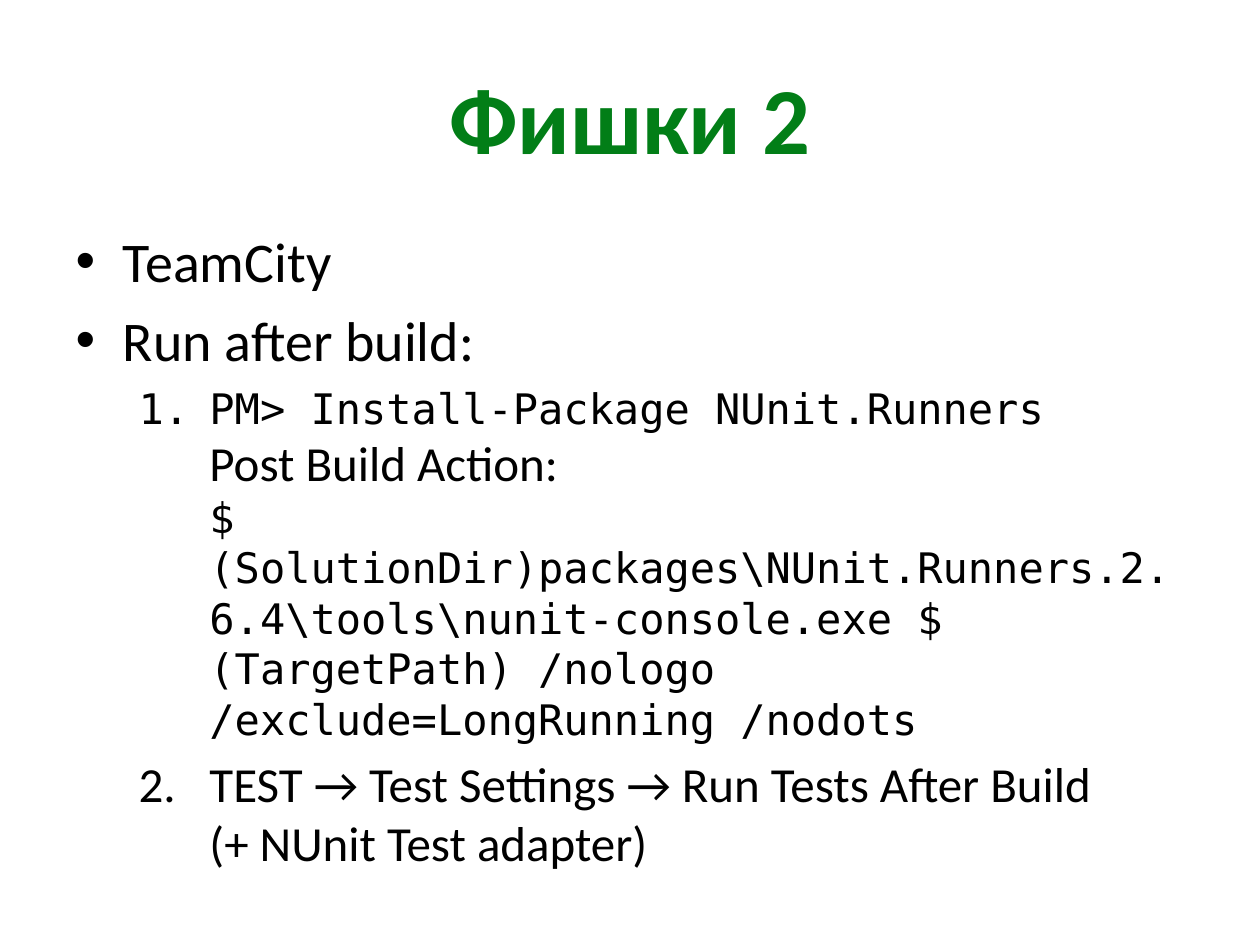
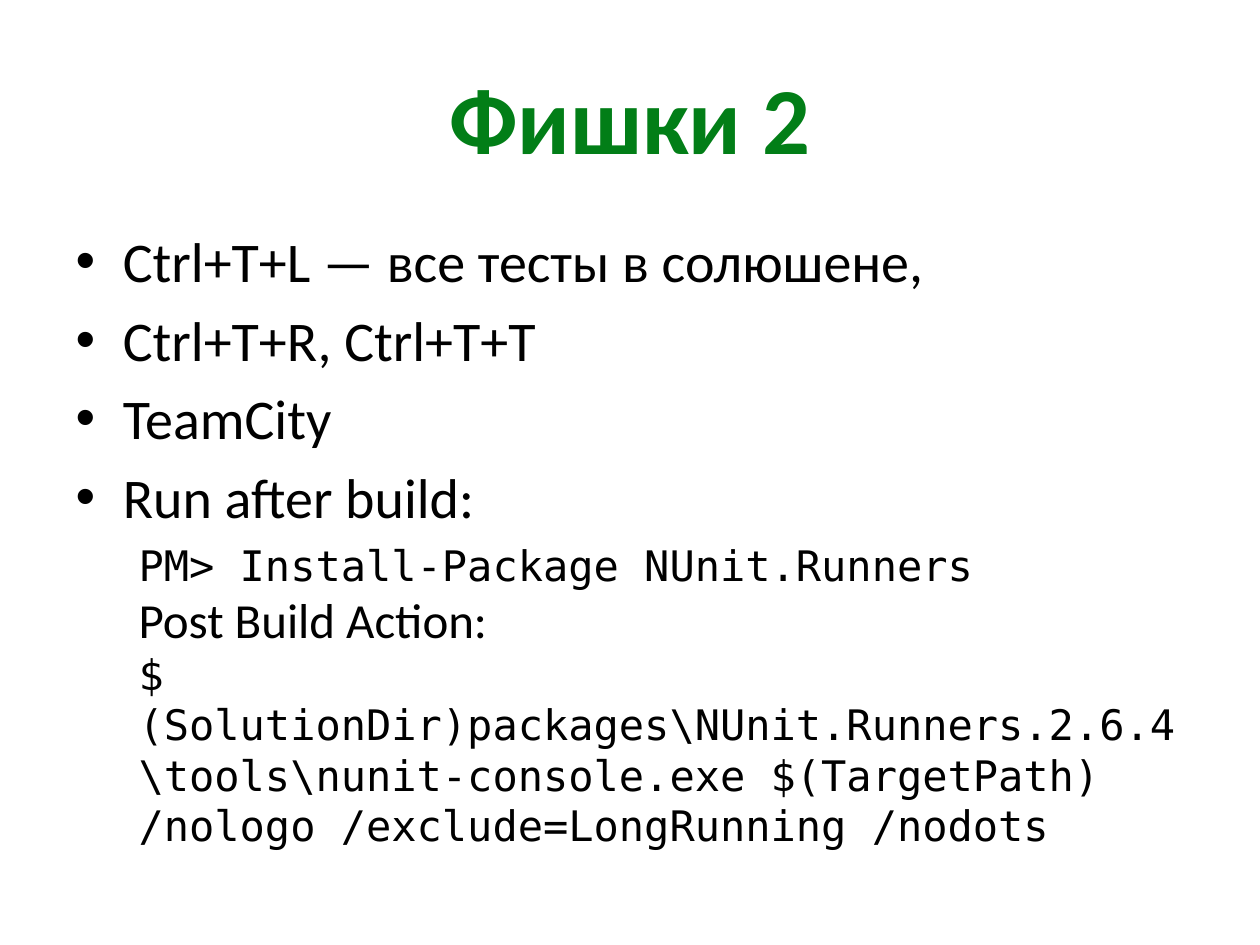
Before and after one commit to xoposhiy/testing-course, a slide deck: slide 6 of day1.pptx. Drawn at 1260x945 pixels with LibreOffice and Linux fonts; fonts in the diff are those of the drawing. Boxes give left, top, right and bottom in pixels: in the first picture for what was removed or moved away, otherwise in the second. Text is boxed around its words. In the diff, an @@ line names an element or a change of style, - is before the commit and + after.

Commit message:
small fix on slides

```diff
--- a/day1.pptx
+++ b/day1.pptx
@@ text at (x1=123, y1=243, x2=923, y2=368): paragraphs added @@
+• Ctrl+T+L — все тесты в солюшене,
+• Ctrl+T+R, Ctrl+T+T
@@ text at (x1=139, y1=549, x2=1176, y2=850): bullet 1. to none @@
@@ text at (x1=209, y1=768, x2=1090, y2=869): paragraph removed @@
-  2. TEST → Test Settings → Run Tests After Build
-     (+ NUnit Test adapter)
```
Also in this commit, not shown: 1 other slide changed.
